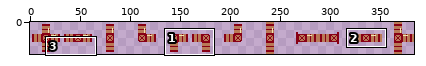
A sprite sheet gets an edit: Assets/PipeSet.png. Above: a wide view before the commit, with the close-up outlined.
Close-up. Before the commit:
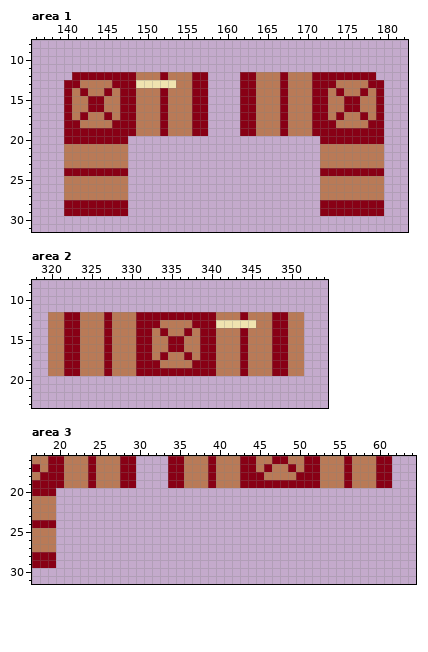
The file is 384x32 pixels. Colours within 5 levels of each other are drawn and written as one. Shown: area 1: x 136..182, y 8..31; area 2: x 318..354, y 8..23; area 3: x 17..64, y 16..31. The commit also changed other parts of the picture, which this record leaves out.
New version:
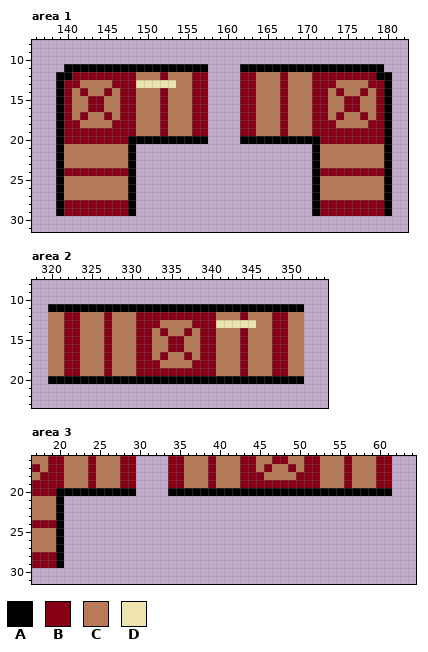
Palette (. is transparent): A #000000  B #880015  C #b97a57  D #efe4b0
From old to new:
--- area 1
@@ x 136..182 @@
 10 ...............................................
-11 ...............................................
-12 .....BBBBBBBBCCCBCCCBB....BBCCCBCCCBBBBBBBB....
-13 ....BBCCCCBBBDDDDDCCBB....BBCCCBCCCBBBCCCCBB...
-14 ....BCBCCBCBBCCCBCCCBB....BBCCCBCCCBBCBCCBCB...
-15 ....BCCBBCCBBCCCBCCCBB....BBCCCBCCCBBCCBBCCB...
-16 ....BCCBBCCBBCCCBCCCBB....BBCCCBCCCBBCCBBCCB...
-17 ....BCBCCBCBBCCCBCCCBB....BBCCCBCCCBBCBCCBCB...
-18 ....BBCCCCBBBCCCBCCCBB....BBCCCBCCCBBBCCCCBB...
-19 ....BBBBBBBBBCCCBCCCBB....BBCCCBCCCBBBBBBBBB...
-20 ....BBBBBBBB........................BBBBBBBB...
-21 ....CCCCCCCC........................CCCCCCCC...
-22 ....CCCCCCCC........................CCCCCCCC...
-23 ....CCCCCCCC........................CCCCCCCC...
-24 ....BBBBBBBB........................BBBBBBBB...
-25 ....CCCCCCCC........................CCCCCCCC...
-26 ....CCCCCCCC........................CCCCCCCC...
-27 ....CCCCCCCC........................CCCCCCCC...
-28 ....BBBBBBBB........................BBBBBBBB...
-29 ....BBBBBBBB........................BBBBBBBB...
+11 ....AAAAAAAAAAAAAAAAAA....AAAAAAAAAAAAAAAAAA...
+12 ...AABBBBBBBBCCCBCCCBB....BBCCCBCCCBBBBBBBBAA..
+13 ...ABBCCCCBBBDDDDDCCBB....BBCCCBCCCBBBCCCCBBA..
+14 ...ABCBCCBCBBCCCBCCCBB....BBCCCBCCCBBCBCCBCBA..
+15 ...ABCCBBCCBBCCCBCCCBB....BBCCCBCCCBBCCBBCCBA..
+16 ...ABCCBBCCBBCCCBCCCBB....BBCCCBCCCBBCCBBCCBA..
+17 ...ABCBCCBCBBCCCBCCCBB....BBCCCBCCCBBCBCCBCBA..
+18 ...ABBCCCCBBBCCCBCCCBB....BBCCCBCCCBBBCCCCBBA..
+19 ...ABBBBBBBBBCCCBCCCBB....BBCCCBCCCBBBBBBBBBA..
+20 ...ABBBBBBBBAAAAAAAAAA....AAAAAAAAAABBBBBBBBA..
+21 ...ACCCCCCCCA......................ACCCCCCCCA..
+22 ...ACCCCCCCCA......................ACCCCCCCCA..
+23 ...ACCCCCCCCA......................ACCCCCCCCA..
+24 ...ABBBBBBBBA......................ABBBBBBBBA..
+25 ...ACCCCCCCCA......................ACCCCCCCCA..
+26 ...ACCCCCCCCA......................ACCCCCCCCA..
+27 ...ACCCCCCCCA......................ACCCCCCCCA..
+28 ...ABBBBBBBBA......................ABBBBBBBBA..
+29 ...ABBBBBBBBA......................ABBBBBBBBA..
 30 ...............................................
--- area 2
@@ x 318..354 @@
 10 .....................................
-11 .....................................
+11 ..AAAAAAAAAAAAAAAAAAAAAAAAAAAAAAAA...
 12 ..CCBBCCCBCCCBBBBBBBBBBCCCBCCCBBCC...
@@ x 318..354 @@
 19 ..CCBBCCCBCCCBBBBBBBBBBCCCBCCCBBCC...
-20 .....................................
+20 ..AAAAAAAAAAAAAAAAAAAAAAAAAAAAAAAA...
 21 .....................................
--- area 3
@@ x 17..64 @@
 19 BBBBCCCBCCCBB....BBCCCBCCCBBBBBBBBBBCCCBCCCBB...
-20 BBB.............................................
-21 CCC.............................................
-22 CCC.............................................
-23 CCC.............................................
-24 BBB.............................................
-25 CCC.............................................
-26 CCC.............................................
-27 CCC.............................................
-28 BBB.............................................
-29 BBB.............................................
+20 BBBAAAAAAAAAA....AAAAAAAAAAAAAAAAAAAAAAAAAAAA...
+21 CCCA............................................
+22 CCCA............................................
+23 CCCA............................................
+24 BBBA............................................
+25 CCCA............................................
+26 CCCA............................................
+27 CCCA............................................
+28 BBBA............................................
+29 BBBA............................................
 30 ................................................
Changed places in both close-ups, as pixel boxes (x1, y1, x2, y2):
added: (56, 64, 392, 216)
added: (48, 304, 304, 312)
added: (48, 376, 304, 384)
added: (56, 488, 392, 568)
